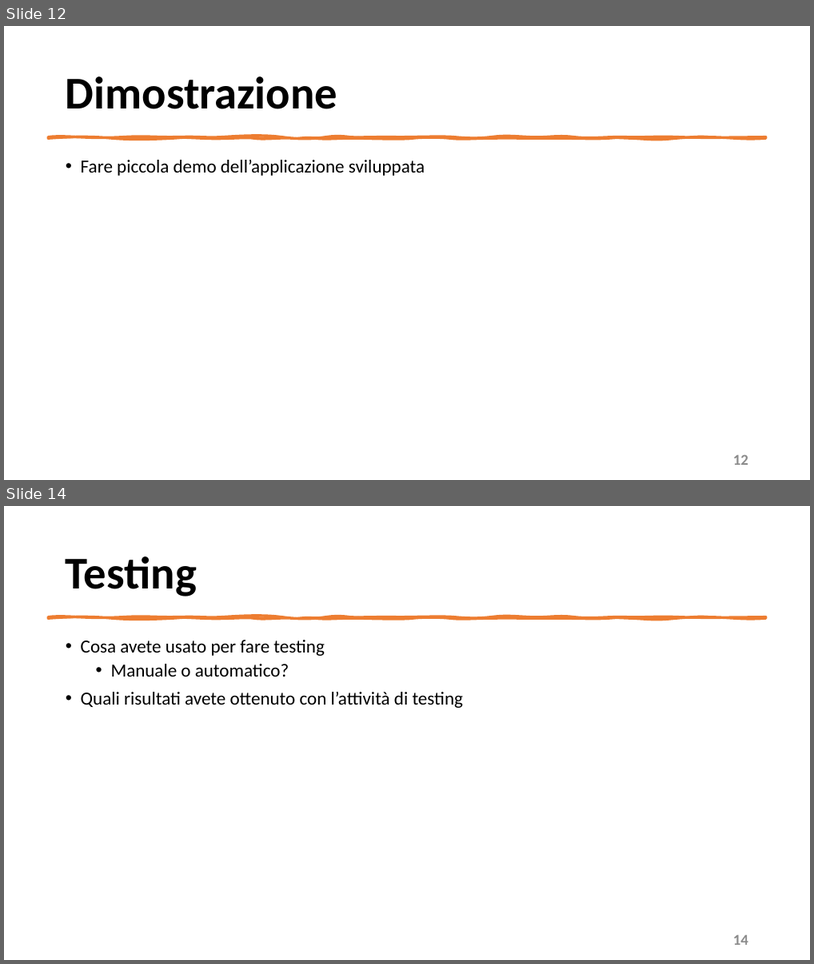
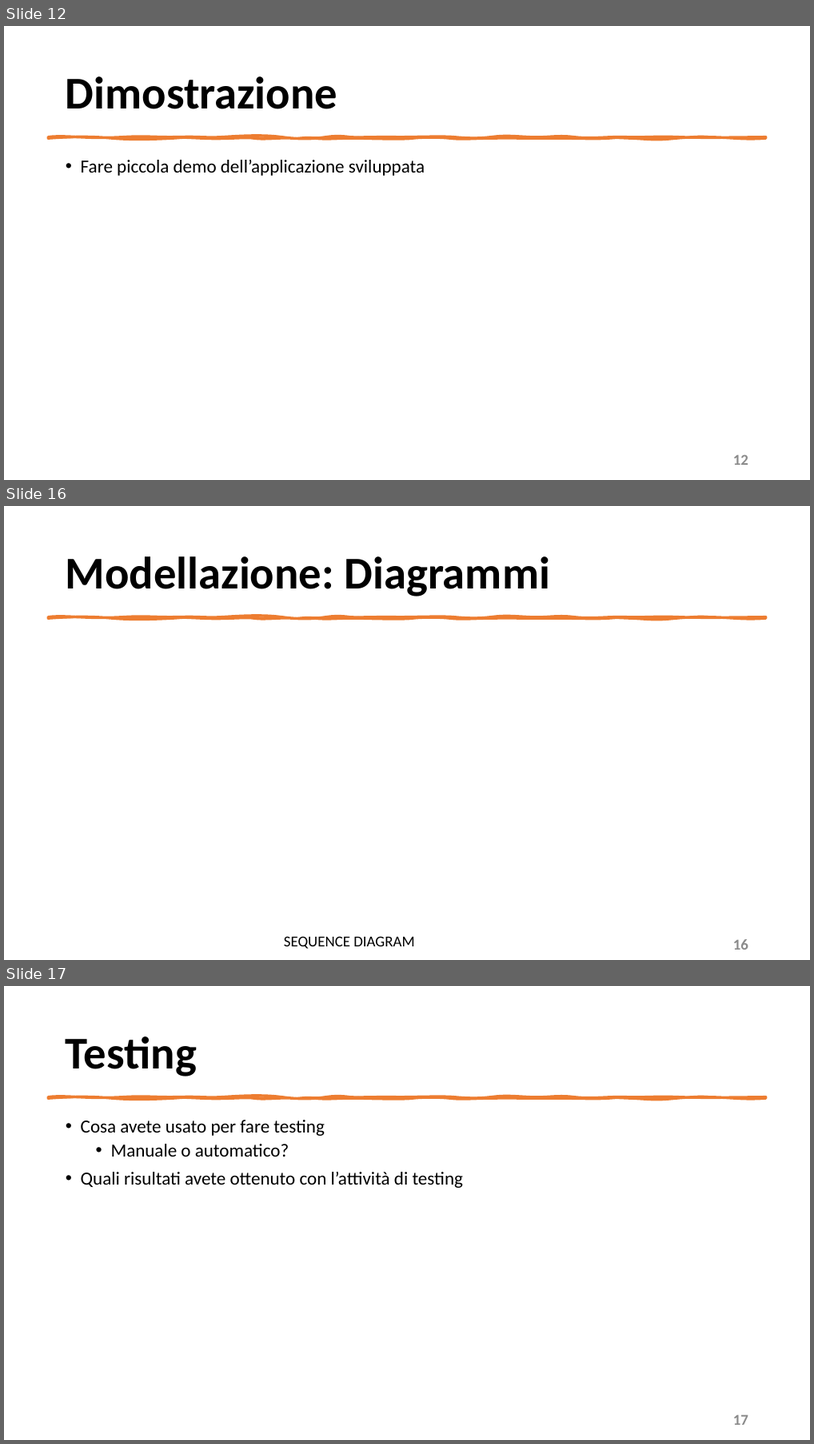
Before and after one commit to mangilimatteo/Progetto_Ingegneria_Software_Cattaneo_Mangili_Saini, a slide deck: Presentazione_Progetto.pptx. Shown one above the other, each under a label of ours: slides 12 and 14 before the commit, slides 12, 16 and 17 after it; the slides between them are not shown. The pictures are 814x964 and 814x1444 pixels, drawn with LibreOffice and Linux fonts; fonts in the diff are those of the drawing. Boxes give left, top, right and bottom in pixels: in the first picture for what was removed or moved away, otherwise in the second. Text is boxed around its words. In the diff, an @@ line names an element or a change of style, - is before the commit and + after.

```diff
--- a/Presentazione_Progetto.pptx
+++ b/Presentazione_Progetto.pptx
@@ slide 16 added at [4,506,810,960], background #FFFFFF @@
@@ title added at [66,556,550,596], 54 pt, text #000000, bold @@
+Modellazione: Diagrammi
@@ freeform shape added at [48,616,766,618], fill #ED7D31, outline #ED7D31 3.25 pt @@
@@ text added at [284,936,414,948], 18 pt, text #000000 @@
+SEQUENCE DIAGRAM
@@ text added at [734,939,749,949], 18 pt, text #8C8C8C, bold @@
+16
@@ what was slide 14 is now slide 17 @@
@@ page number at [734,1415,749,1424]: text changed @@
-14
+17
```
Also in this commit, not shown: 3 slides changed, 2 other slides added.
